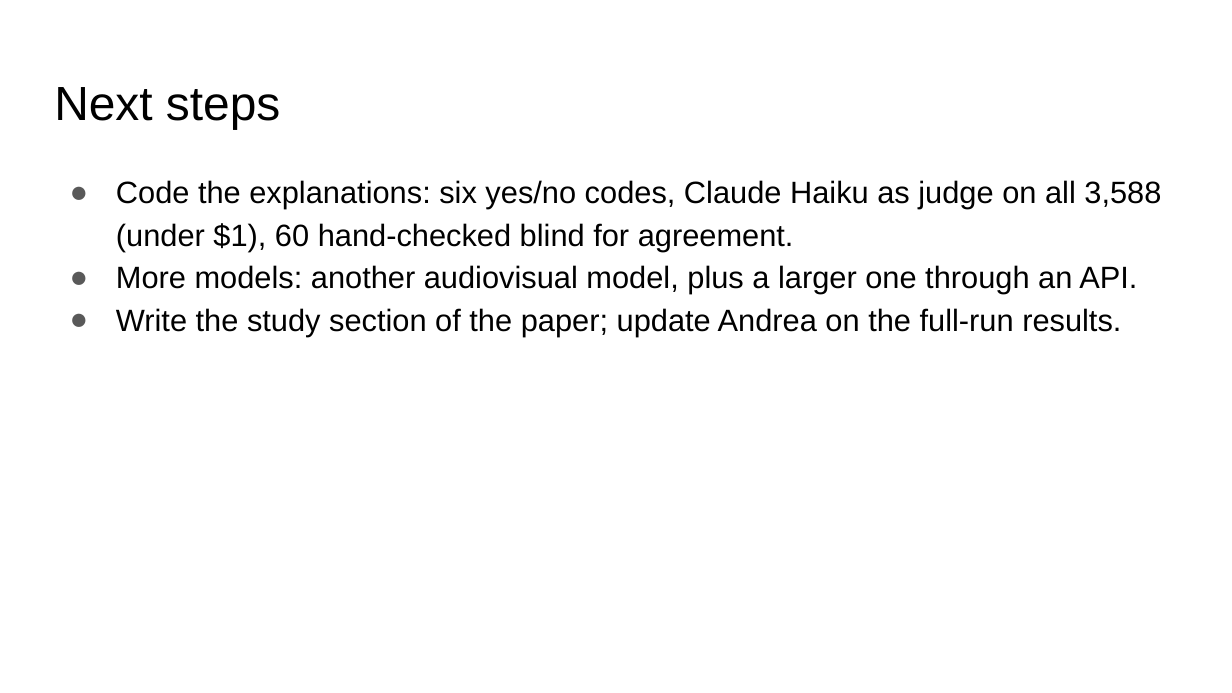
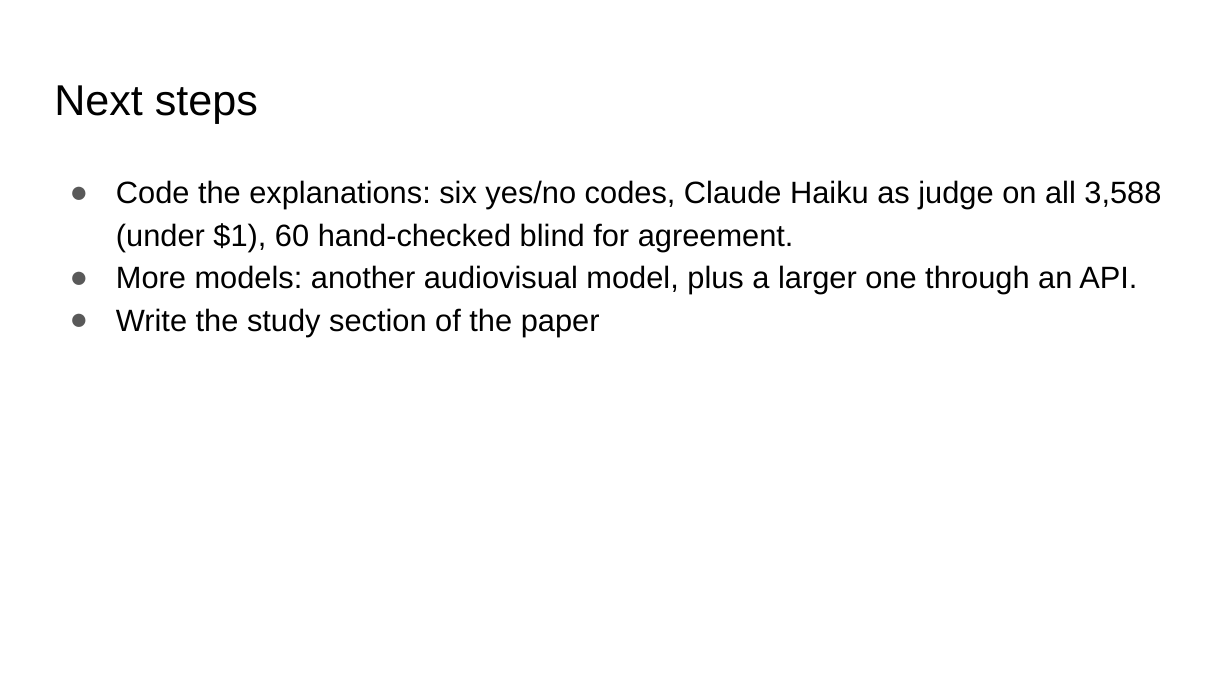
Before and after one commit to seriozh1/ai-alignment-demands-emotions, a slide deck: slide 33 of files/AI Alignemnt Emotions all slides.pptx (slide 15 before the commit). Drawn at 1232x693 pixels with LibreOffice and Linux fonts; fonts in the diff are those of the drawing. Boxes give left, top, right and bottom in pixels: in the first picture for what was removed or moved away, otherwise in the second. Text is boxed around its words. In the diff, an @@ line names an element or a change of style, - is before the commit and + after.

```diff
--- a/files/AI Alignemnt Emotions all slides.pptx
+++ b/files/AI Alignemnt Emotions all slides.pptx
@@ title "Next steps" at (54, 85, 258, 123): size 28 to 25.2 pt @@
@@ text at (116, 308, 600, 336): text changed @@
-● Write the study section of the paper; update Andrea on the full-run results.
+● Write the study section of the paper
```
Also in this commit, not shown: 11 other slides changed, 20 slides added, 2 slides removed, 30 other files.
